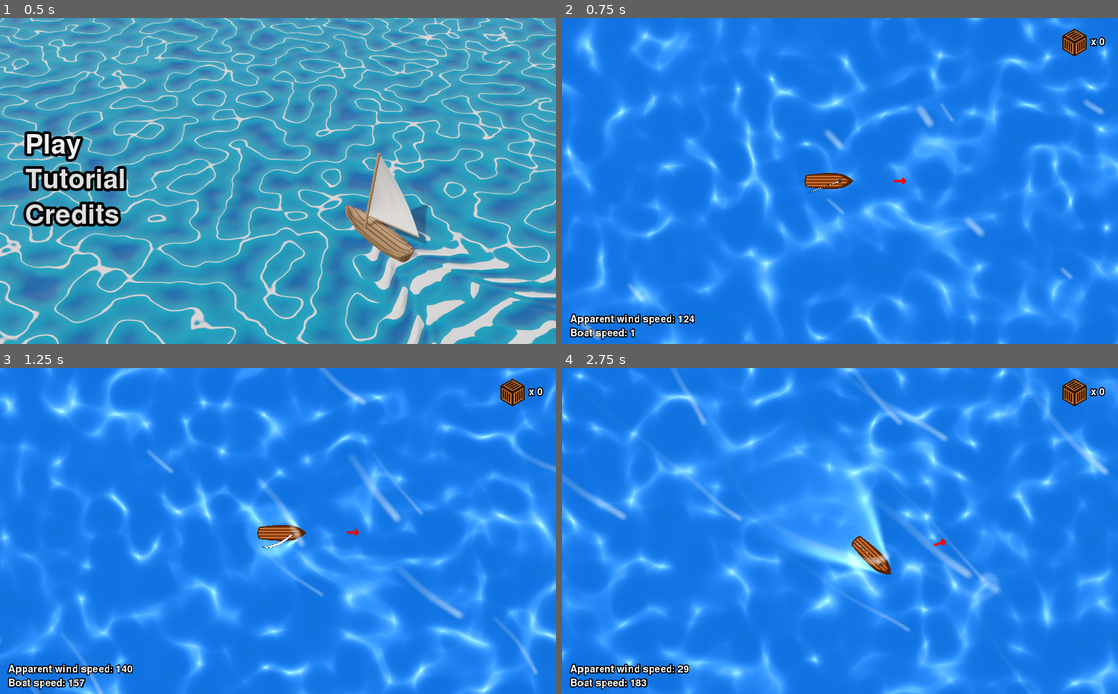
Above: before the commit, frames 1-4 (two rows, left to right).
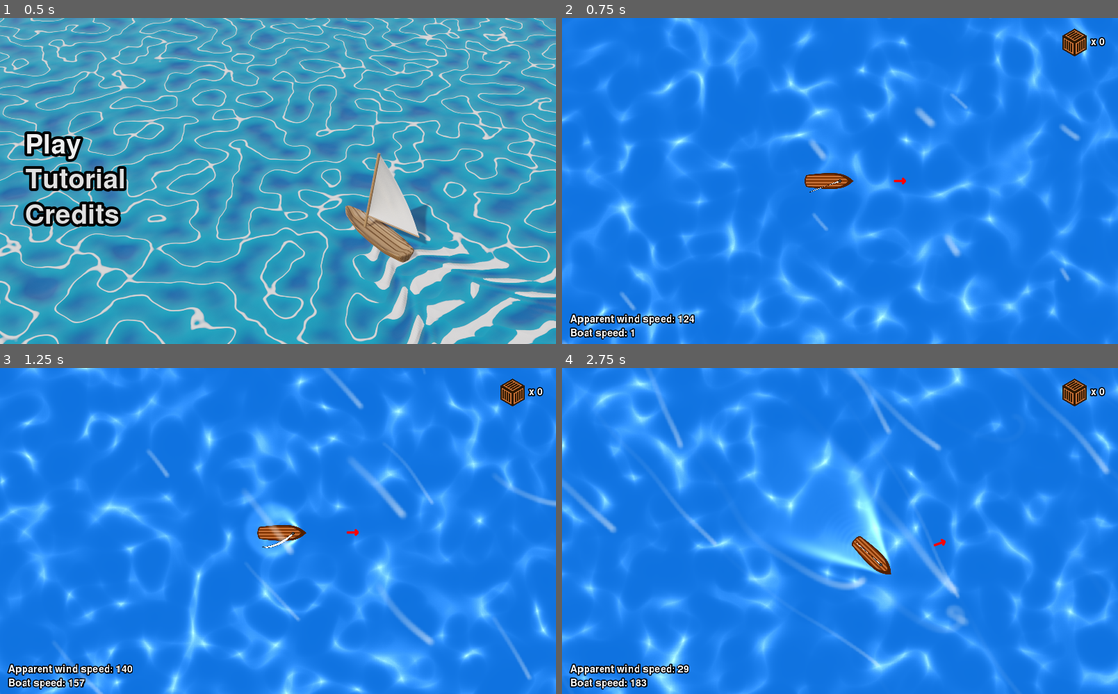
Above: after the commit, the same moments.

Repository: Norodix/SailGame
Game: Godot game, scene res://Menu/TitleScreen.tscn
Two runs of this game, one before a commit and one after it. Both use one fixed random seed, a clock stepped at 60 frames per second and the inputs below.
Inputs (mouse positions are in pixels of both pictures, inside the frame that each line leads up to):
- Up to frame 1 (0.5 s): no input
- Up to frame 2 (0.75 s): click "Play" at 0.5 s
- Up to frame 3 (1.25 s): no input
- Up to frame 4 (2.75 s): move the mouse to (962, 514) at 1.27 s; hold D (right) 1.28-2.03 s; hold W (tighten) 1.28-2.03 s; move the mouse to (728, 547) at 2.02 s; hold S (down) from 2.03 s (still down); tap Mouse wheel up (zoomIn) at 2.1 s

Frame 1 is identical in both runs. In frame 2, 22% of the frame differs, in the area x 0-100%, y 0-100%; in frame 3, 25%; in frame 4, 27%.

Commit message:
Shader optimizations

Diff:
--- a/Art/Winds/Wind.shader
+++ b/Art/Winds/Wind.shader
@@ -57,7 +57,7 @@
 	else{
 		CUSTOM.y += DELTA / LIFETIME;
 	}
-	float angle = (texture(map, vec2(TRANSFORM[3][0], TRANSFORM[3][1]) / 512.0).r - 0.5) * PI / 3.0;
+	float angle = (texture(map, mod( vec2(TRANSFORM[3][0], TRANSFORM[3][1]) / 512.0, vec2(1.0))).r - 0.5) * PI / 3.0;
 	//curl effect at the end
 	float lifetimeFacingOffset = textureLod(angleOverLifetime, vec2(CUSTOM.y, 0.0), 0.0).r;
 	angle += lifetimeFacingOffset * CUSTOM.w;
@@ -83,7 +83,8 @@
 	TRANSFORM[1][1] = TRANSFORM[1][1] * scaling; //
 
 	//snap around visibilityrectangle edges to make it look better
-	//TRANSFORM[3][0] = mod(TRANSFORM[3][0], screenSize + wrapOffset/2.0) + 0.5 * wrapOffset;
-	TRANSFORM[3][0] = TRANSFORM[3][0] > (screenSize + wrapOffset/2.0) ? TRANSFORM[3][0] - screenSize : TRANSFORM[3][0];
-	TRANSFORM[3][1] = TRANSFORM[3][1] > (screenSize + wrapOffset/2.0) ? TRANSFORM[3][1] - screenSize : TRANSFORM[3][1];
+	TRANSFORM[3][0] = mod(TRANSFORM[3][0] - wrapOffset/2.0, screenSize) + wrapOffset / 2.0;
+	TRANSFORM[3][1] = mod(TRANSFORM[3][1] - wrapOffset/2.0, screenSize) + wrapOffset / 2.0;
+	//TRANSFORM[3][0] = TRANSFORM[3][0] > (screenSize + wrapOffset/2.0) ? TRANSFORM[3][0] - screenSize : TRANSFORM[3][0];
+	//TRANSFORM[3][1] = TRANSFORM[3][1] > (screenSize + wrapOffset/2.0) ? TRANSFORM[3][1] - screenSize : TRANSFORM[3][1];
 }
--- a/WaterRidgedNormal.shader
+++ b/WaterRidgedNormal.shader
@@ -1,8 +1,6 @@
 shader_type canvas_item;
 
-uniform sampler2D noise_img1;
-uniform sampler2D noise_img2;
-uniform sampler2D noise_img3;
+uniform sampler2D wavemap;
 uniform float speed = 1.0;
 uniform float strength=0.7;
 uniform vec4 tint : hint_color;
@@ -36,14 +34,13 @@
 }
 
 float waveNoise(in vec2 uv, float time){
-	vec2 uv1 = vec2(uv.x + time*speed, uv.y);
-	vec2 uv2 = vec2(uv.x - time*speed, uv.y + time*speed);
-	vec2 uv3 = vec2(uv.x, uv.y - time*speed);
+	vec2 uv1 = mod(vec2(uv.x + time*speed, uv.y), vec2(1.0, 1.0));
+	vec2 uv2 = mod(vec2(uv.x - time*speed, uv.y + time*speed), vec2(1.0, 1.0));
+	vec2 uv3 = mod(vec2(uv.x, uv.y - time*speed), vec2(1.0, 1.0));
 
-
-	float noise_r = ridgenoise(texture( noise_img1, uv1 ).r);
-	float noise_g = ridgenoise(texture( noise_img2, uv2 ).g);
-	float noise_b = ridgenoise(texture( noise_img3, uv3 ).b);
+	float noise_r = ridgenoise(texture(wavemap, uv1).r);
+	float noise_g = ridgenoise(texture(wavemap, uv2).g);
+	float noise_b = ridgenoise(texture(wavemap, uv3).b);
 
 	vec3 new_color = vec3(noise_r, noise_g, noise_b);
 
--- a/World.tscn
+++ b/World.tscn
@@ -1,10 +1,11 @@
-[gd_scene load_steps=73 format=2]
+[gd_scene load_steps=68 format=2]
 
 [ext_resource path="res://Art/wake_circle.png" type="Texture" id=1]
 [ext_resource path="res://Player.gd" type="Script" id=2]
 [ext_resource path="res://Sail.gd" type="Script" id=3]
 [ext_resource path="res://Art/sails.png" type="Texture" id=4]
 [ext_resource path="res://Art/BoatBody.png" type="Texture" id=5]
+[ext_resource path="res://Art/Ocean/WaveMap.png" type="Texture" id=6]
 [ext_resource path="res://World.gd" type="Script" id=7]
 [ext_resource path="res://Wake.gd" type="Script" id=10]
 [ext_resource path="res://WaterRidgedNormal.shader" type="Shader" id=11]
@@ -321,51 +322,20 @@
 shader_param/color_value = Color( 1, 1, 1, 1 )
 shader_param/trail_divisor = 1
 shader_param/gravity = Vector3( 0, -1e-06, 0 )
-shader_param/color_ramp = SubResource( 5 )
-shader_param/scale_texture = SubResource( 7 )
-
-[sub_resource type="OpenSimplexNoise" id=17]
-octaves = 1
-
-[sub_resource type="NoiseTexture" id=18]
-width = 1280
-height = 1280
-seamless = true
-noise = SubResource( 17 )
-
-[sub_resource type="OpenSimplexNoise" id=19]
-seed = 5
-octaves = 1
-
-[sub_resource type="NoiseTexture" id=20]
-width = 1280
-height = 1280
-seamless = true
-noise = SubResource( 19 )
-
-[sub_resource type="OpenSimplexNoise" id=21]
-seed = 8
-octaves = 1
-
-[sub_resource type="NoiseTexture" id=22]
-width = 1280
-height = 1280
-seamless = true
-noise = SubResource( 21 )
-
-[sub_resource type="ShaderMaterial" id=23]
+shader_param/color_ramp = SubResource( 6 )
+shader_param/scale_texture = SubResource( 8 )
+
+[sub_resource type="ShaderMaterial" id=13]
 shader = ExtResource( 11 )
 shader_param/speed = 0.05
 shader_param/strength = 0.5
 shader_param/tint = Color( 0.07, 0.5195, 1, 1 )
-shader_param/noise_img1 = SubResource( 18 )
-shader_param/noise_img2 = SubResource( 20 )
-shader_param/noise_img3 = SubResource( 22 )
-
-[sub_resource type="ImageTexture" id=24]
+shader_param/wavemap = ExtResource( 6 )
+
+[sub_resource type="ImageTexture" id=14]
 size = Vector2( 1280, 1280 )
 
-[sub_resource type="Shader" id=25]
+[sub_resource type="Shader" id=15]
 code = "shader_type canvas_item;
 uniform sampler2D sprite;
 
@@ -374,33 +344,34 @@
 	COLOR.rgb = vec3(1.0);
 }"
 
-[sub_resource type="ImageTexture" id=26]
-
-[sub_resource type="ShaderMaterial" id=27]
-shader = SubResource( 25 )
-shader_param/sprite = SubResource( 26 )
-
-[sub_resource type="ImageTexture" id=28]
+[sub_resource type="ImageTexture" id=16]
+
+[sub_resource type="ShaderMaterial" id=17]
+shader = SubResource( 15 )
+shader_param/sprite = SubResource( 16 )
+
+[sub_resource type="ImageTexture" id=18]
 flags = 0
 flags = 0
 size = Vector2( 1300, 1300 )
 
-[sub_resource type="Curve" id=29]
+[sub_resource type="Curve" id=19]
 max_value = 10.0
-_data = [ Vector2( 0, 0 ), 0.0, 0.0, 0, 0, Vector2( 0.863248, 0.409091 ), 3.35885, 3.35885, 0, 0, Vector2( 1, 6.5 ), 121.559, 0.0, 0, 0 ]
-
-[sub_resource type="CurveTexture" id=30]
-curve = SubResource( 29 )
-
-[sub_resource type="OpenSimplexNoise" id=31]
+_data = [ Vector2( 0, 0 ), 0.0, 0.0, 0, 0, Vector2( 0.863248, 0.409091 ), 3.35885, 3.35885, 0, 0, Vector2( 1, 6.81818 ), 121.559, 0.0, 0, 0 ]
+
+[sub_resource type="CurveTexture" id=20]
+curve = SubResource( 19 )
+
+[sub_resource type="OpenSimplexNoise" id=21]
+seed = 3
 octaves = 1
 period = 120.0
 
-[sub_resource type="NoiseTexture" id=32]
+[sub_resource type="NoiseTexture" id=22]
 seamless = true
-noise = SubResource( 31 )
-
-[sub_resource type="ShaderMaterial" id=33]
+noise = SubResource( 21 )
+
+[sub_resource type="ShaderMaterial" id=23]
 shader = ExtResource( 38 )
 shader_param/overallVelocity = Vector3( 150, 150, 0 )
 shader_param/spawnDistance = 640.0
@@ -599,8 +570,8 @@
 motion_mirroring = Vector2( 1280, 1280 )
 
 [node name="ShaderOcean" type="Sprite" parent="ParallaxBackground_Ocean/ParallaxLayer_Ocean"]
-material = SubResource( 23 )
-texture = SubResource( 24 )
+material = SubResource( 13 )
+texture = SubResource( 14 )
 centered = false
 __meta__ = {
 "_edit_lock_": true
Binary file added: Art/Ocean/WaveMap.png
Not shown, added: Art/Ocean/WaveMap.png.import
Not shown: 21 places in World.tscn that only renumber resources
